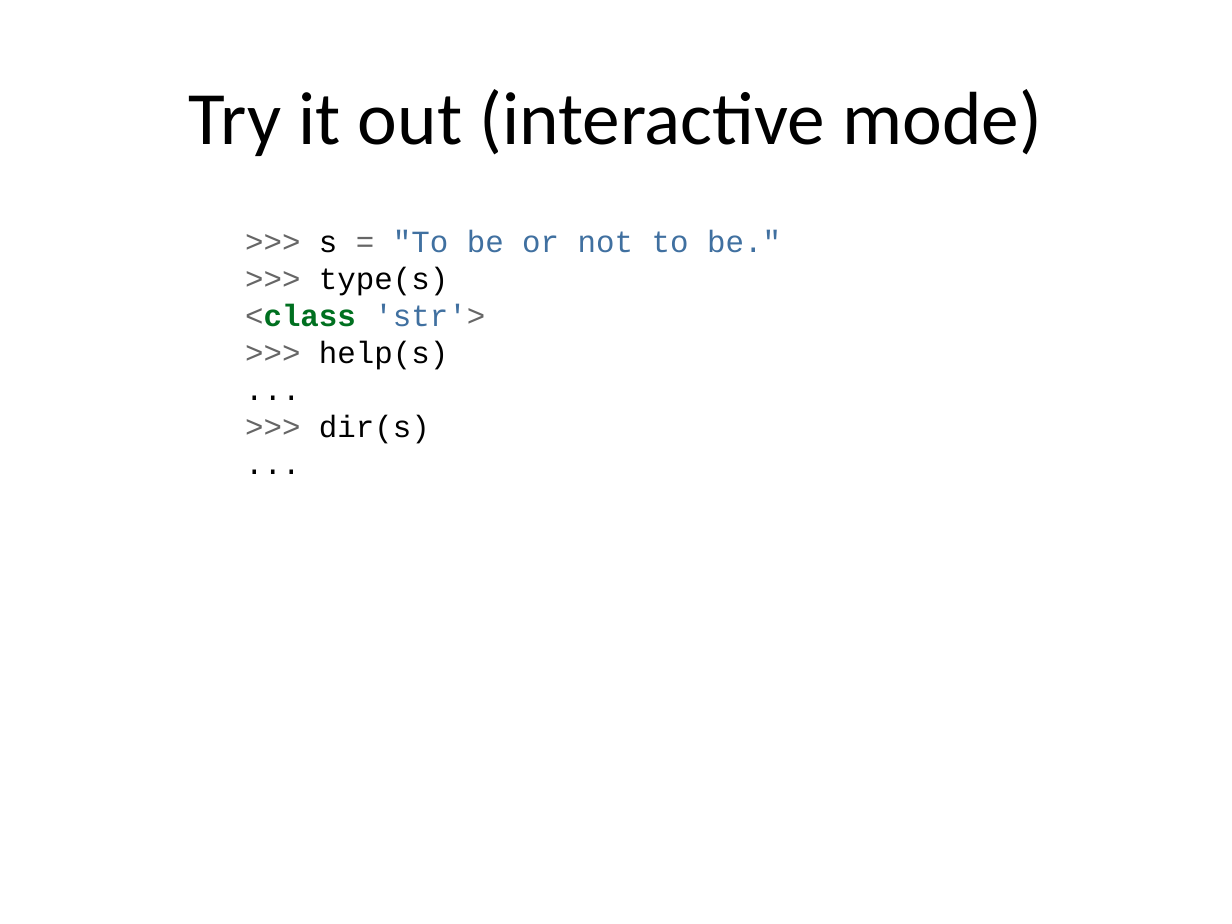
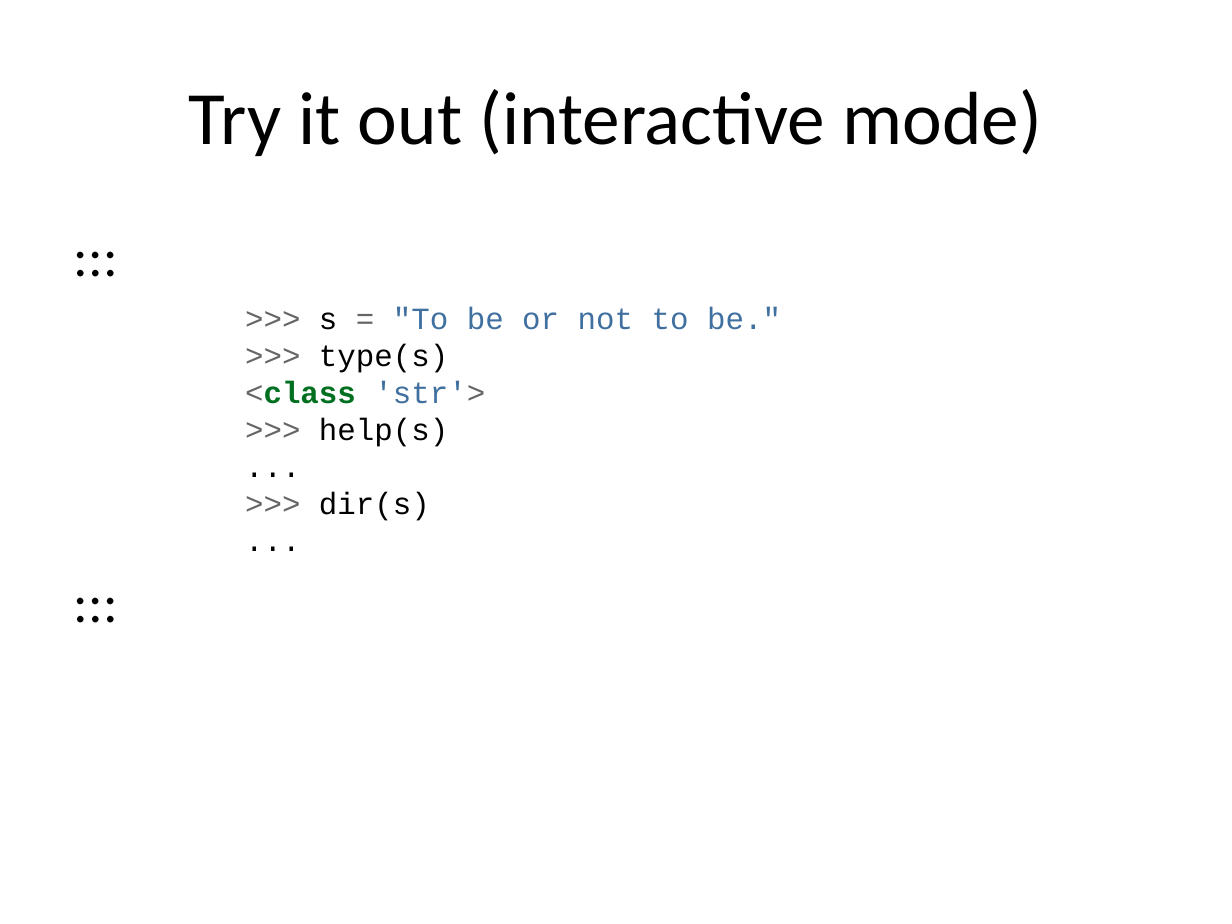
Before and after one commit to jwestgard/inst326, a slide deck: slide 5 of modules/module03/slides.pptx. Drawn at 1232x924 pixels with LibreOffice and Linux fonts; fonts in the diff are those of the drawing. Boxes give left, top, right and bottom in pixels: in the first picture for what was removed or moved away, otherwise in the second. Text is boxed around its words. In the diff, an @@ line names an element or a change of style, - is before the commit and + after.

```diff
--- a/modules/module03/slides.pptx
+++ b/modules/module03/slides.pptx
@@ text at [245,307,781,521]: paragraph added @@
+:::
@@ text at [245,307,781,521]: paragraph added @@
+:::
```
Also in this commit, not shown: 2 other files.
